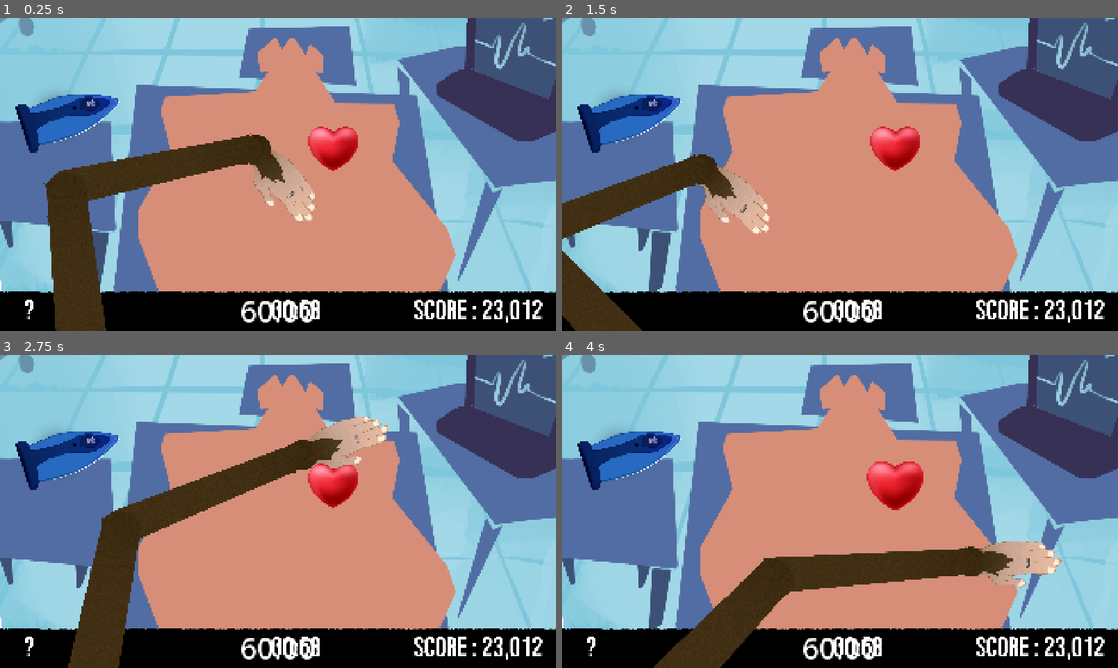
Above: before the commit, frames 1-4 (two rows, left to right).
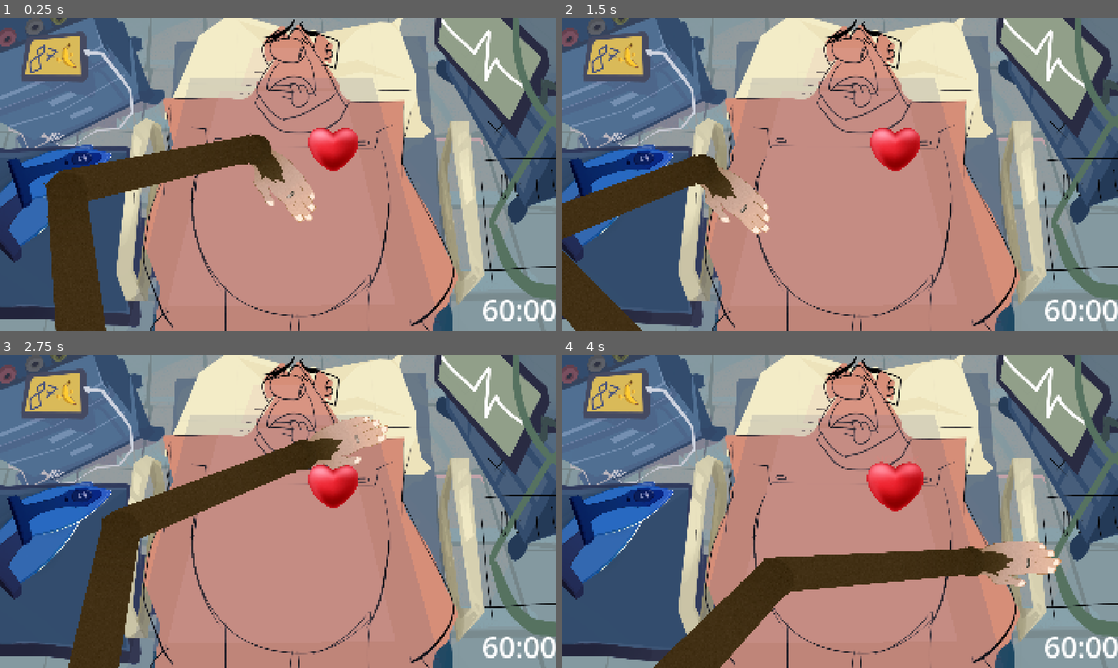
Above: after the commit, the same moments.

Repository: NathouneOne/GameJam_0226
Game: Godot game, scene res://Scenes/Game/game.tscn
The game is run twice, just before and just after one commit, with the same random seed, the same clock (stepped at 60 frames per second) and the same inputs. This scene is started directly instead of the project's main scene. The engine's default icon, where the game draws it, is replaced by a stand-in: a white triangle on a blue panel in a dark square.
Inputs (mouse positions are in pixels of both pictures, inside the frame that each line leads up to):
- Up to frame 1 (0.25 s): no input
- Up to frame 2 (1.5 s): move the mouse to (962, 158) at 0.52 s; press the mouse at (962, 158) at 0.53 s; move the mouse to (728, 190) at 1.27 s; release the mouse at (728, 190) at 1.28 s; click (728, 190) at 1.35 s
- Up to frame 3 (2.75 s): tap Enter at 2 s; move the mouse to (333, 442) at 2.02 s; press the mouse at (333, 442) at 2.03 s
- Up to frame 4 (4 s): tap Space at 2.75 s; move the mouse to (812, 574) at 2.77 s; release the mouse at (812, 574) at 2.78 s; click (812, 574) at 2.85 s; tap Enter at 3.5 s; move the mouse to (1006, 558) at 3.52 s; press the mouse at (1006, 558) at 3.53 s

The runs differ from the first frame. In frame 1, 64% of the frame differs, in the area x 0-100%, y 0-100%; in frame 2, 64%; in frame 3, 64%; in frame 4, 66%.

Commit message:
--wip-- [skip ci]

Diff:
--- a/game-jam-0226/Scenes/Game/game.tscn
+++ b/game-jam-0226/Scenes/Game/game.tscn
@@ -1,27 +1,36 @@
 [gd_scene format=3 uid="uid://cptrvgema3qca"]
 
 [ext_resource type="PackedScene" uid="uid://dgn4ub5vss8hf" path="res://Scenes/hand/hands.tscn" id="1_mv0hc"]
+[ext_resource type="Texture2D" uid="uid://drywx78pas5gi" path="res://Assets/Graphismes/GAMEJAM_Dr_MABOUL_enviro_perso.png" id="2_i1e5p"]
 [ext_resource type="PackedScene" uid="uid://cub20lgna3oru" path="res://Scenes/Defibrilateur/defibrilateur.tscn" id="3_qikps"]
 [ext_resource type="PackedScene" uid="uid://fy15tufi5wwi" path="res://Scenes/Defibrilateur/coeur.tscn" id="4_ciybh"]
-[ext_resource type="Texture2D" uid="uid://cuu5liefo0236" path="res://Assets/Graphismes/EXPORT_TEMPO_BG.png" id="4_i1e5p"]
-
-[sub_resource type="RectangleShape2D" id="RectangleShape2D_i1e5p"]
-size = Vector2(179, 520.5)
 
 [sub_resource type="LabelSettings" id="LabelSettings_qikps"]
 font_size = 101
 
+[sub_resource type="RectangleShape2D" id="RectangleShape2D_i1e5p"]
+size = Vector2(179, 491)
+
 [node name="Game" type="Node2D" unique_id=2073138695]
+
+[node name="Timer" type="Label" parent="." unique_id=274362900]
+unique_name_in_owner = true
+offset_left = 1664.0
+offset_top = 938.0
+offset_right = 1923.0
+offset_bottom = 1076.0
+text = "60:00"
+label_settings = SubResource("LabelSettings_qikps")
 
 [node name="Hands" parent="." unique_id=1149362447 instance=ExtResource("1_mv0hc")]
 position = Vector2(-1, 0)
 scale = Vector2(0.84, 0.84)
 
 [node name="Patient" type="Node2D" parent="." unique_id=1788166929]
-visible = false
-position = Vector2(958, 624)
+position = Vector2(958, 627.99)
 
 [node name="Cart" type="Node2D" parent="Patient" unique_id=1591633000]
+modulate = Color(1, 1, 1, 0.1764706)
 
 [node name="Body" type="Node2D" parent="Patient/Cart" unique_id=43249562]
 
@@ -47,15 +56,19 @@
 offset = Vector2(-80, 0)
 polygon = PackedVector2Array(-452, 495, 655, 483, 408, -419, -222, -424)
 
+[node name="Coeur" parent="Patient" unique_id=1087108802 groups=["heart_targets"] instance=ExtResource("4_ciybh")]
+position = Vector2(193, -173)
+
 [node name="ItemsZone" type="Area2D" parent="." unique_id=493780884 groups=["item_zone"]]
-position = Vector2(249, 662)
+position = Vector2(241, 849)
 
 [node name="CollisionShape2D" type="CollisionShape2D" parent="ItemsZone" unique_id=1714896011]
 z_index = 1
-position = Vector2(-60.5, -130.25)
+position = Vector2(-60, -111)
 shape = SubResource("RectangleShape2D_i1e5p")
 
 [node name="VBoxContainer" type="VBoxContainer" parent="." unique_id=1772624954]
+visible = false
 offset_right = 1920.0
 offset_bottom = 1080.0
 alignment = 2
@@ -64,23 +77,14 @@
 layout_mode = 2
 alignment = 1
 
-[node name="Timer" type="Label" parent="VBoxContainer/HBoxContainer" unique_id=274362900]
-unique_name_in_owner = true
-layout_mode = 2
-text = "60:00"
-label_settings = SubResource("LabelSettings_qikps")
-
 [node name="Background" type="Node2D" parent="." unique_id=1704887786]
 
 [node name="Sprite2D" type="Sprite2D" parent="Background" unique_id=1145442250]
 z_index = -1
-texture = ExtResource("4_i1e5p")
+texture = ExtResource("2_i1e5p")
 centered = false
 
 [node name="Polygon2D" type="Polygon2D" parent="Background" unique_id=1200949737]
 
 [node name="Defibrilateur" parent="." unique_id=94439545 groups=["defibrillator_tools"] instance=ExtResource("3_qikps")]
-position = Vector2(213, 329)
-
-[node name="Coeur" parent="." unique_id=1087108802 groups=["heart_targets"] instance=ExtResource("4_ciybh")]
-position = Vector2(1151, 451)
+position = Vector2(186, 517)
Binary file added: game-jam-0226/Assets/Graphismes/GAMEJAM_Dr_MABOUL_enviro_perso.png
Not shown, added: game-jam-0226/Assets/Graphismes/GAMEJAM_Dr_MABOUL_enviro_perso.png.import
